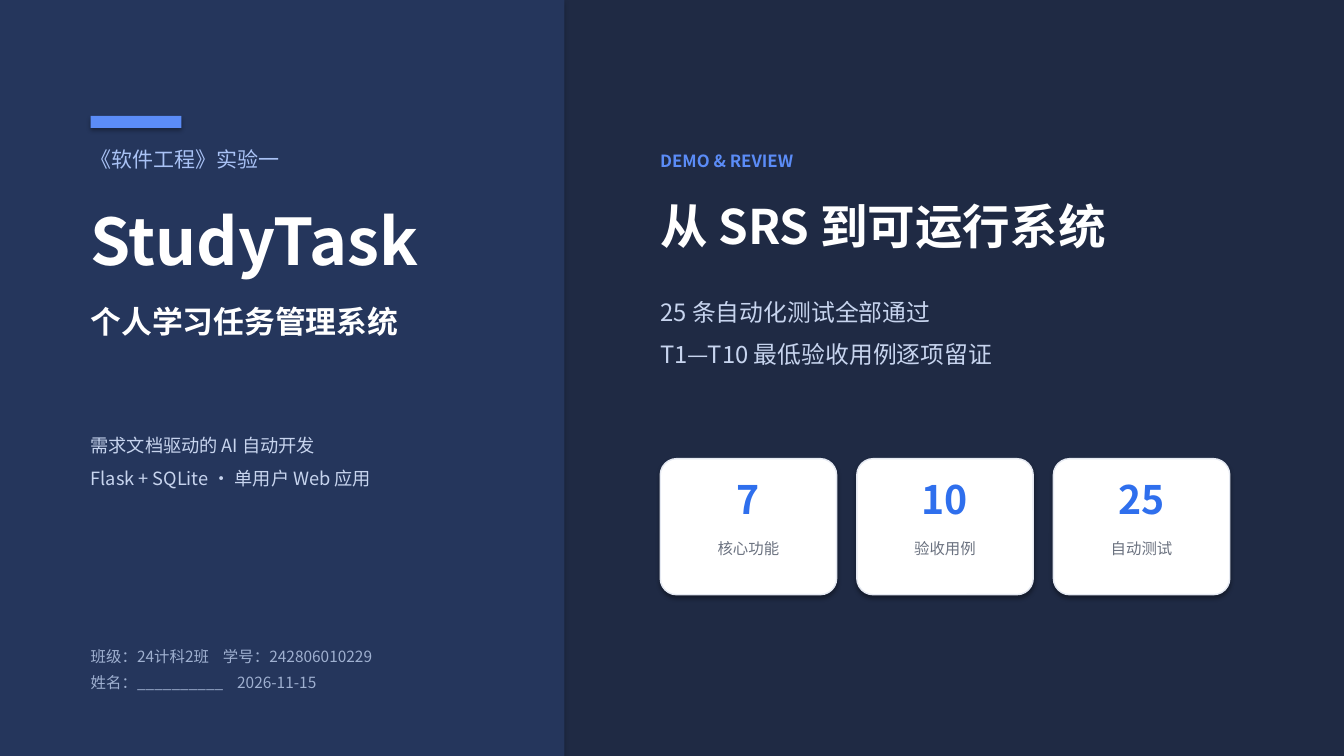
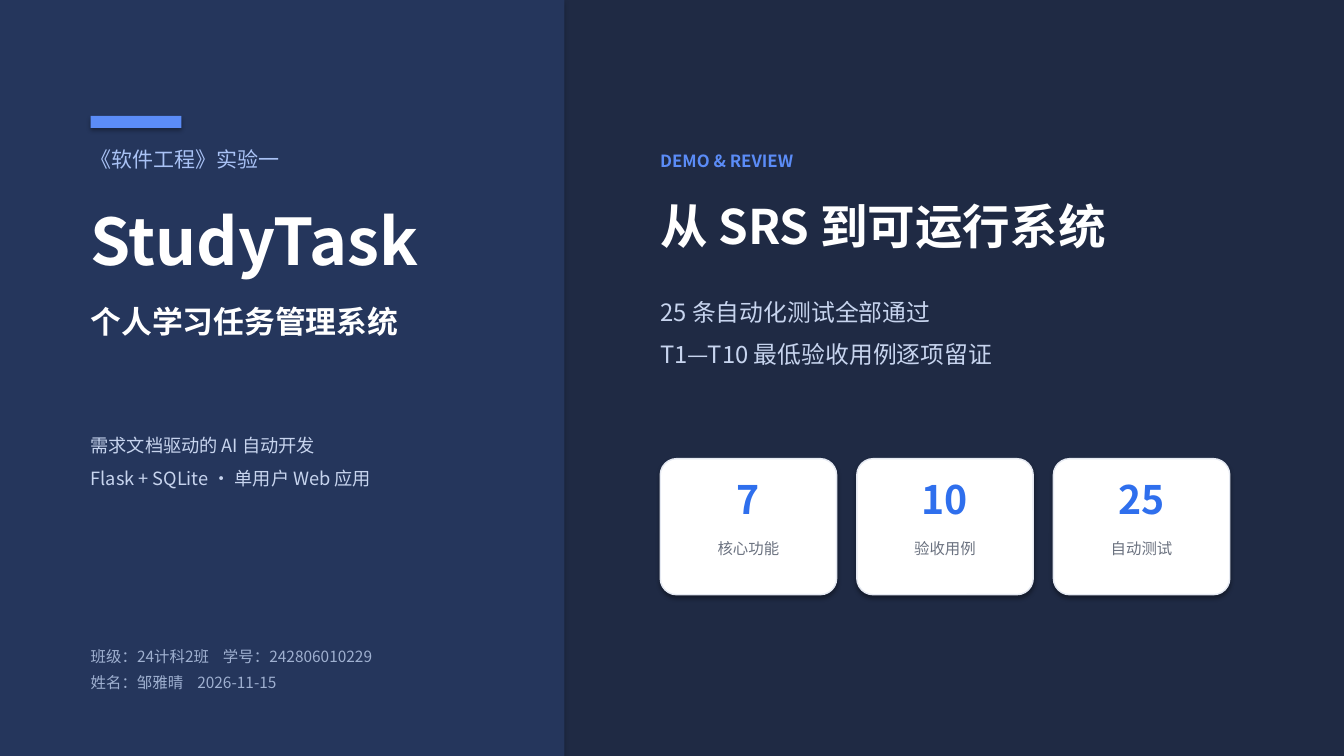
Before and after one commit to yq-wcq/24-2-_242806010229_StudyTask, a slide deck: slide 1 of docs/实验一演示.pptx. Drawn at 1344x756 pixels with LibreOffice and Linux fonts; fonts in the diff are those of the drawing. Boxes give left, top, right and bottom in pixels: in the first picture for what was removed or moved away, otherwise in the second. Text is boxed around its words. In the diff, an @@ line names an element or a change of style, - is before the commit and + after.

Commit message:
docs: fill student name on report cover and slides

```diff
--- a/docs/实验一演示.pptx
+++ b/docs/实验一演示.pptx
@@ text at (x1=91, y1=675, x2=276, y2=689): text changed @@
-姓名：__________ 2026-11-15
+姓名：邹雅晴 2026-11-15
```
Also in this commit, not shown: 1 other file.
